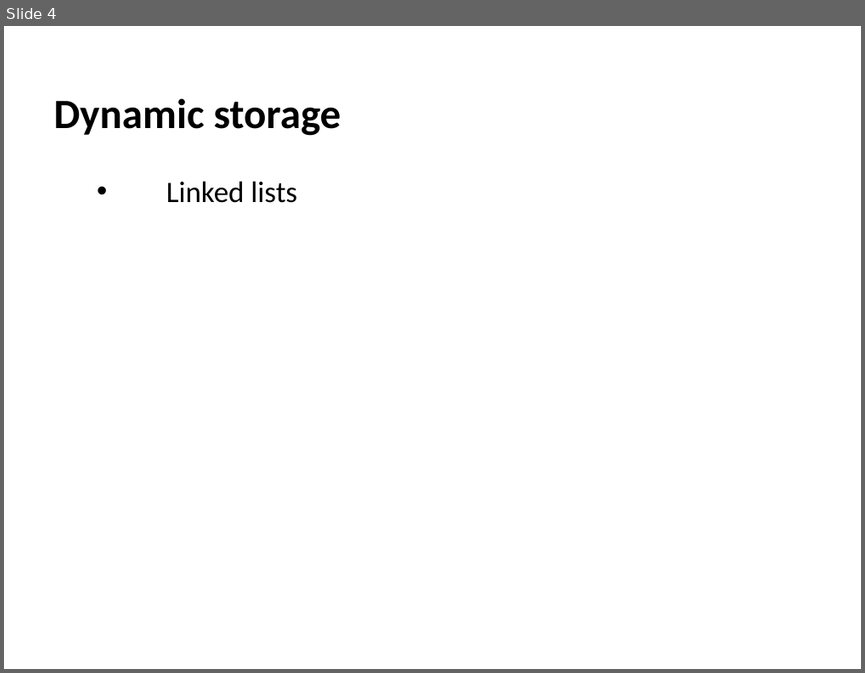
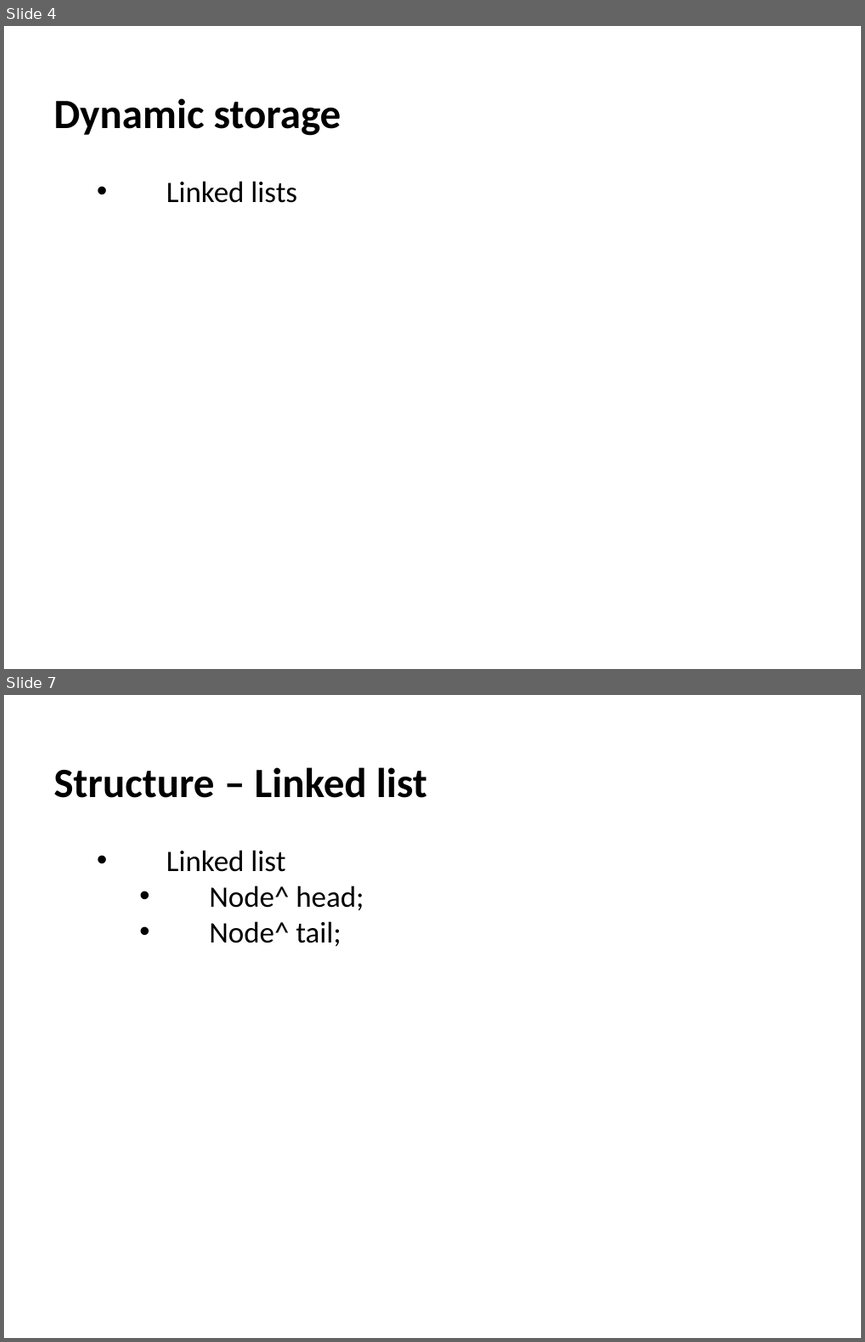
Before and after one commit to szetko/course-materials, a slide deck: Programming 4/03.1 Linked Lists/03.1 Linked Lists.pptx. Shown one above the other, each under a label of ours: slide 4 before the commit, slides 4 and 7 after it; the slides between them are not shown. The pictures are 865x673 and 865x1342 pixels, drawn with LibreOffice and Linux fonts; fonts in the diff are those of the drawing. Boxes give left, top, right and bottom in pixels: in the first picture for what was removed or moved away, otherwise in the second. Text is boxed around its words. In the diff, an @@ line names an element or a change of style, - is before the commit and + after.

Commit message:
Update 3.1 -  Linked Lists

```diff
--- a/Programming 4/03.1 Linked Lists/03.1 Linked Lists.pptx
+++ b/Programming 4/03.1 Linked Lists/03.1 Linked Lists.pptx
@@ slide 7 added at [4,695,861,1338], background #FFFFFF @@
@@ text added at [54,767,427,947], 25 pt, text #000000 @@
+  Structure – Linked list
+    • Linked list
+      • Node^ head;
+      • Node^ tail;
```
Also in this commit, not shown: 1 slide changed, 2 other slides added.
